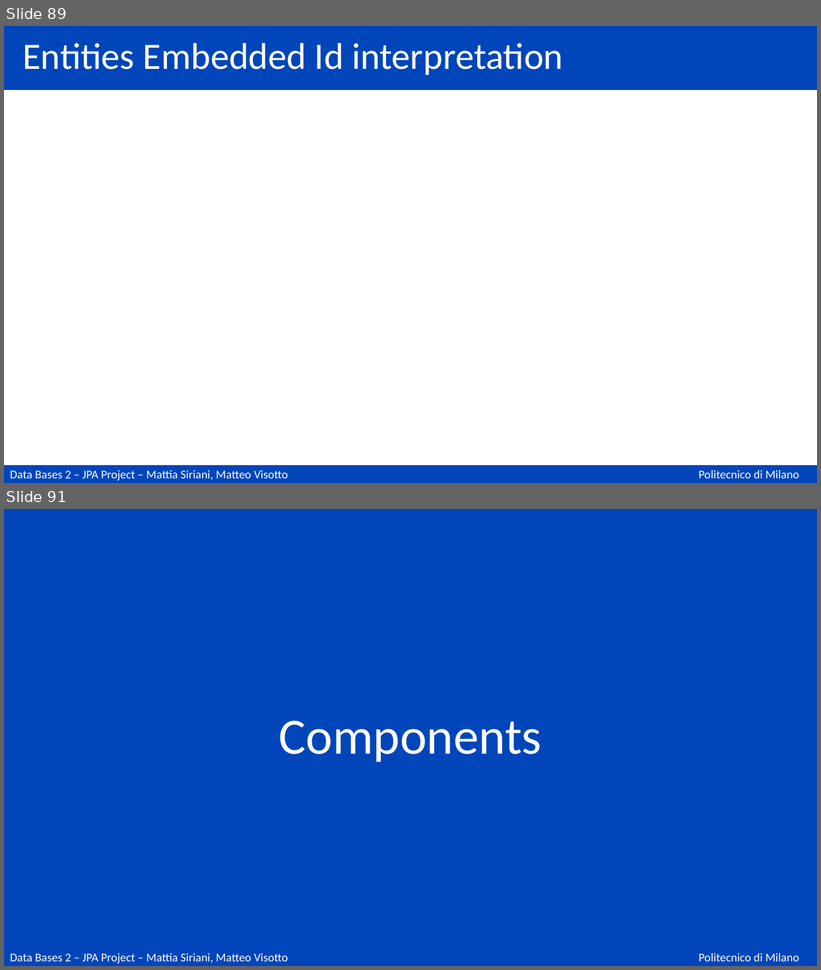
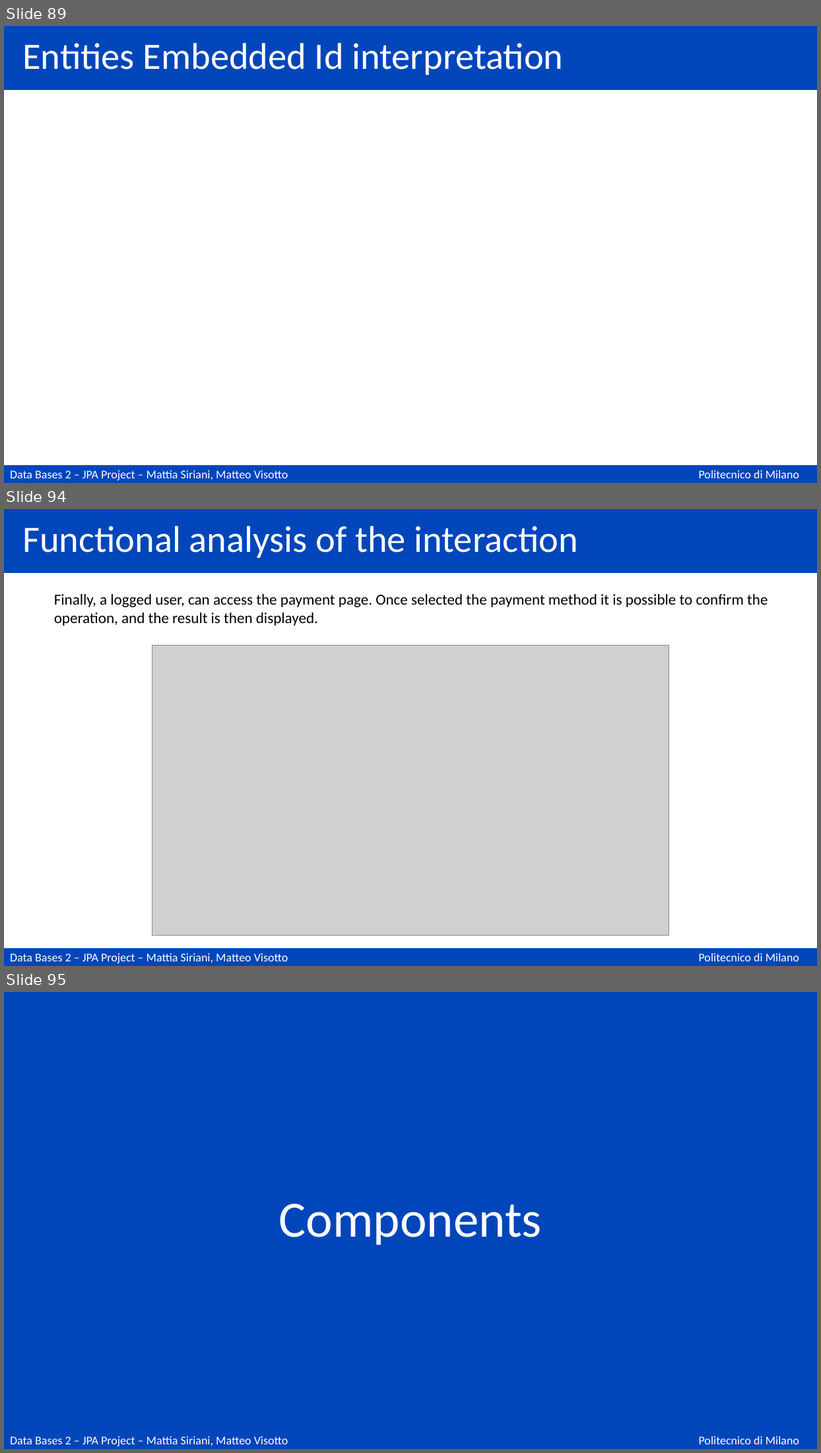
Before and after one commit to matteovisotto/DB2-SirianiVisotto, a slide deck: Documentation.pptx. Shown one above the other, each under a label of ours: slides 89 and 91 before the commit, slides 89, 94 and 95 after it; the slides between them are not shown. The pictures are 821x970 and 821x1453 pixels, drawn with LibreOffice and Linux fonts; fonts in the diff are those of the drawing; grey boxes stand for pictures. Boxes give left, top, right and bottom in pixels: in the first picture for what was removed or moved away, otherwise in the second. Text is boxed around its words. In the diff, an @@ line names an element or a change of style, - is before the commit and + after.

```diff
--- a/Documentation.pptx
+++ b/Documentation.pptx
@@ slide 94 added at bbox=[4, 509, 817, 966], background #FFFFFF; not listed: 3 template elements that a slide beside it also shows @@
@@ title added at bbox=[22, 525, 579, 558], 44 pt, text #FFFFFF @@
+Functional analysis of the interaction
@@ text added at bbox=[54, 594, 768, 626], 18 pt, text #000000 @@
+Finally, a logged user, can access the payment page. Once selected the payment method it is possible to confirm the operation, and the result is then displayed.
@@ picture added at bbox=[152, 646, 669, 936] @@
@@ what was slide 91 is now slide 95 @@
```
Also in this commit, not shown: 4 other slides added, 1 slide removed.
